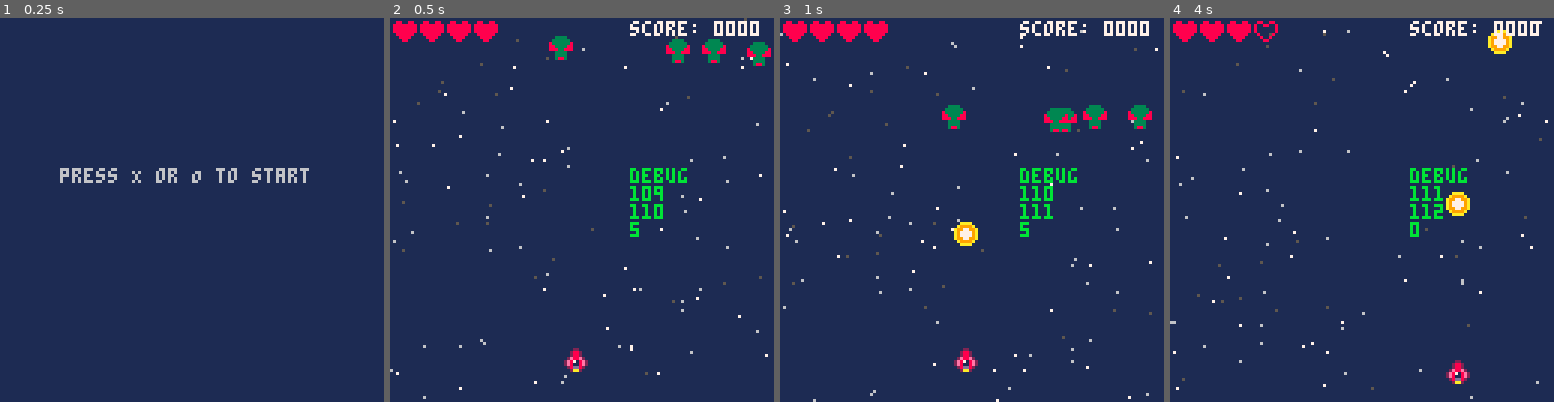
Above: before the commit, frames 1-4 (left to right).
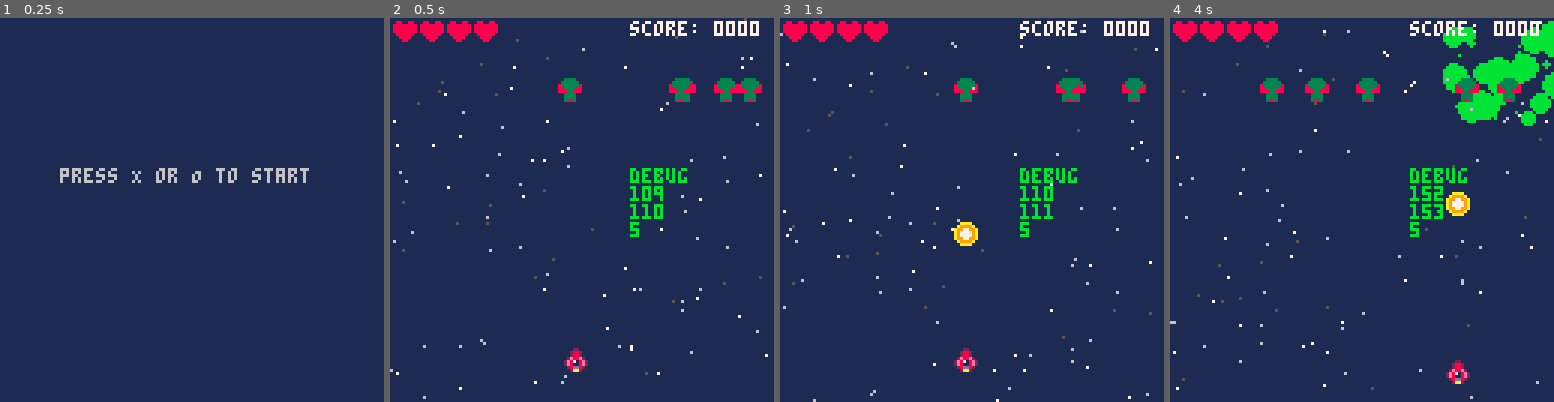
Above: after the commit, the same moments.

Repository: chihirotange/pico8
Game: PICO-8 cartridge shmup/main.p8
Two runs of this game, one before a commit and one after it. Both use one fixed random seed, a clock stepped at 60 frames per second and the inputs below.
Inputs:
- Up to frame 1 (0.25 s): no input
- Up to frame 2 (0.5 s): tap X (X key) at 0.33 s
- Up to frame 3 (1 s): tap O (Z key) at 0.7 s
- Up to frame 4 (4 s): tap X (X key) at 1.07, 1.85, 2.97 s; hold Right 1.6-2.1 s; tap O (Z key) every 0.4 s from 1.7 to 3.7 s; hold Up 2.15-2.42 s; hold Right 2.47-3.03 s; hold Left 3.08-3.58 s; hold Down 3.63-3.97 s

Frame 1 is identical in both runs. In frame 2, 2.3% of the frame differs, in the area x 41-100%, y 4-22%; in frame 3, 2.2%; in frame 4, 5.4%, in the area x 22-100%, y 0-57%.

Commit message:
implemented particle system

Diff:
--- a/shmup/enemy.lua
+++ b/shmup/enemy.lua
@@ -1,13 +1,14 @@
 all_enemies = {}
 
 enemy_green = entity_spr:new({
-    hp = 4,
+    hp = 2,
     pool_id = 'enemy_green',
     flash_spr = 21,
     draw_order = 50,
     sprid = 20,
     new = function(_ENV, tba)
         local tbl = entity_spr.new(_ENV, tba)
+        printh("spawn new enemy")
         add(all_enemies,tbl)
         return tbl
     end,
@@ -15,25 +16,21 @@
         if reuse_ready then
             return
         end
-        y += rnd() + 1
         x += (rnd() - 0.5) * 3
         -- destroy enemy logics
-        if y > 120 then
-            _ENV:destroy()
-            del(all_enemies,_ENV)
-        end
     end,
     take_damage = function(_ENV)
         hp -= 1
         flash = 3
         if hp <= 0 then
-            explosion:new({
-                x = x,
-                y = y,
+            spawn_particle(x, y, 6)
+            _ENV:destroy()
+            -- del(all_enemies,_ENV)
+            _ENV:new({
+                x = rnd(120),
+                y = 20,
                 is_abstract = false,
             })
-            _ENV:destroy()
-            del(all_enemies,_ENV)
         end
     end
 })
--- a/shmup/main.p8
+++ b/shmup/main.p8
@@ -5,6 +5,7 @@
 #include oop/oop.lua
 #include oop/collision.lua
 #include event_system.lua
+#include oop/particle.lua
 
 #include starfield.lua
 #include enemy.lua
--- a/shmup/oop/oop.lua
+++ b/shmup/oop/oop.lua
@@ -61,6 +61,7 @@
             end
             if not tbl then
                 tbl = class.new(_ENV, input_tbl)
+                tbl:_reset()
             end
             for i = 1,#entities.entities_draw_list do
                 local current_ent = entities.entities_draw_list[i]
--- /dev/null
+++ b/shmup/oop/particle.lua
@@ -0,0 +1,32 @@
+particle = entity:new({
+    draw_order = 100,
+    radius = 0,
+    cur_rad = 0,
+    spdx = 0,
+    spdy = 0,
+    draw = function(_ENV)
+        circfill(x, y, cur_rad)
+        cur_rad -= 1
+        x += spdx
+        y += spdy
+        if cur_rad <= 0 then
+            _ENV:destroy()
+        end
+    end,
+    _reset = function(_ENV)
+        cur_rad = radius
+    end
+})
+
+function spawn_particle(x, y, radius)
+    for i = 1,20 do
+        particle:new({
+            x = x,
+            y = y,
+            radius = 5 + rnd(5),
+            spdx = radius*(rnd() - 0.5),
+            spdy = radius*(rnd() - 0.5),
+            is_abstract = false,
+        })
+    end
+end
--- a/shmup/shmup.lua
+++ b/shmup/shmup.lua
@@ -9,12 +9,13 @@
         })
     end
 
+
     -- enemies
     for i = 1,5 do
         enemy_green:new({
             is_abstract = false,
             x = rnd(120),
-            y = 1
+            y = 20
         })
     end
 
